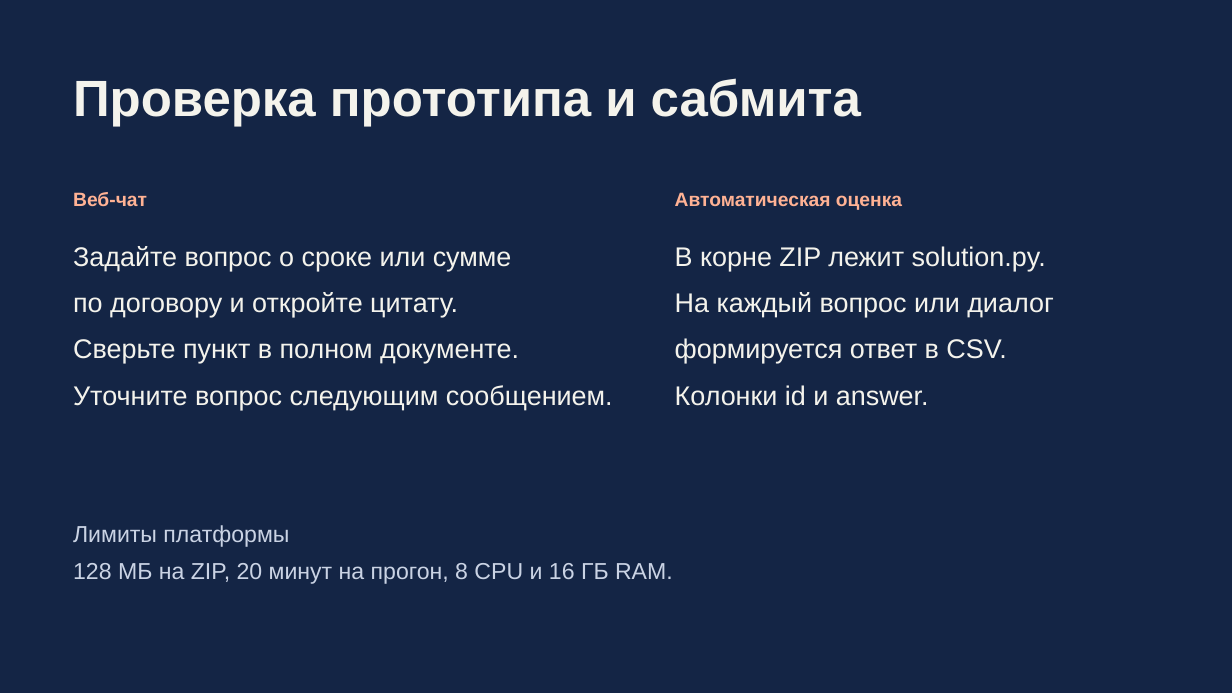
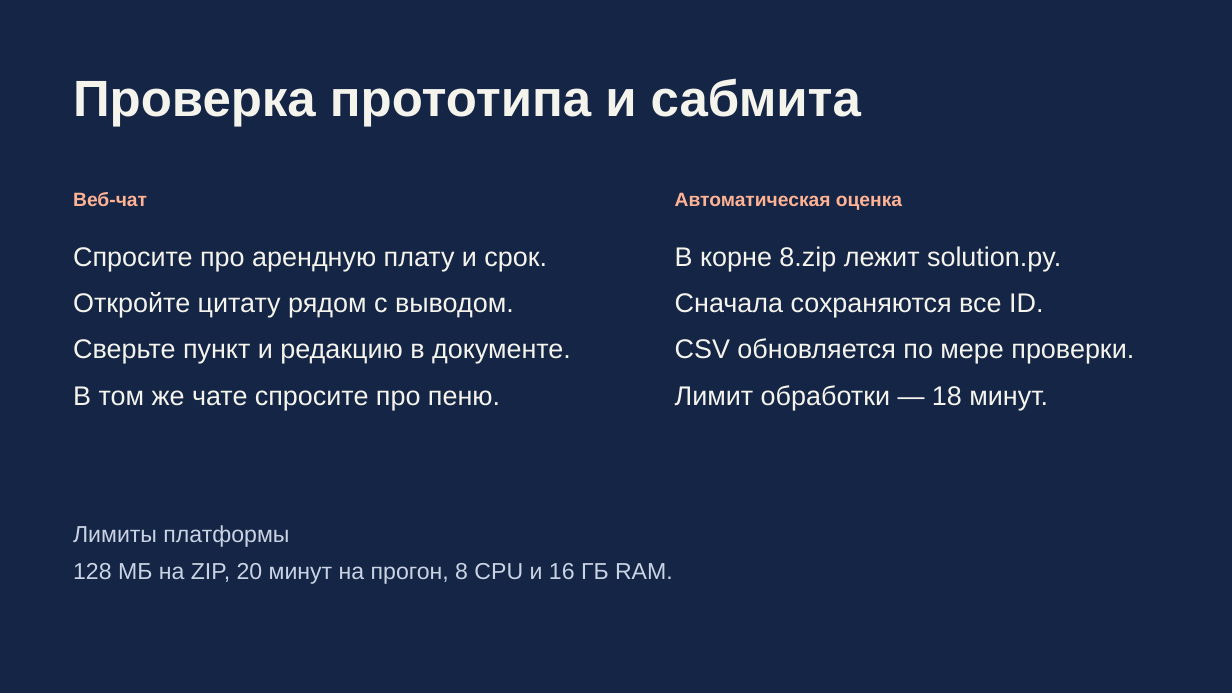
Before and after one commit to filipp880/Alfa-PSB, a slide deck: slide 7 of presentation.pptx. Drawn at 1232x693 pixels with LibreOffice and Linux fonts; fonts in the diff are those of the drawing. Boxes give left, top, right and bottom in pixels: in the first picture for what was removed or moved away, otherwise in the second. Text is boxed around its words. In the diff, an @@ line names an element or a change of style, - is before the commit and + after.

```diff
--- a/presentation.pptx
+++ b/presentation.pptx
@@ text at (x1=73, y1=247, x2=547, y2=271): text changed @@
-Задайте вопрос о сроке или сумме
+Спросите про арендную плату и срок.
@@ text at (x1=675, y1=246, x2=1061, y2=271): text changed @@
-В корне ZIP лежит solution.py.
+В корне 8.zip лежит solution.py.
@@ text at (x1=73, y1=292, x2=514, y2=317): text changed @@
-по договору и откройте цитату.
+Откройте цитату рядом с выводом.
@@ text at (x1=675, y1=293, x2=1043, y2=317): text changed @@
-На каждый вопрос или диалог
+Сначала сохраняются все ID.
@@ text at (x1=73, y1=339, x2=571, y2=364): text changed @@
-Сверьте пункт в полном документе.
+Сверьте пункт и редакцию в документе.
@@ text at (x1=675, y1=338, x2=1134, y2=364): text changed @@
-формируется ответ в CSV.
+CSV обновляется по мере проверки.
@@ text at (x1=73, y1=386, x2=500, y2=410): text changed @@
-Уточните вопрос следующим сообщением.
+В том же чате спросите про пеню.
@@ text at (x1=675, y1=385, x2=1048, y2=410): text changed @@
-Колонки id и answer.
+Лимит обработки — 18 минут.
```
Also in this commit, not shown: 5 other slides changed, 26 other files.
